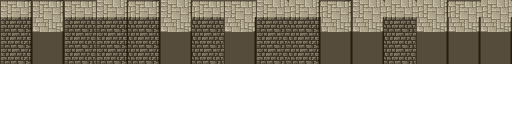
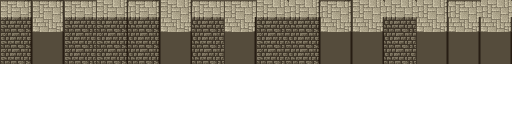
Comparing the layer stacks of the two w=512, h=128 images. Changes:
renamed "10 copy" to "10", painted on it over [left=321, top=17, right=326, bottom=31]
